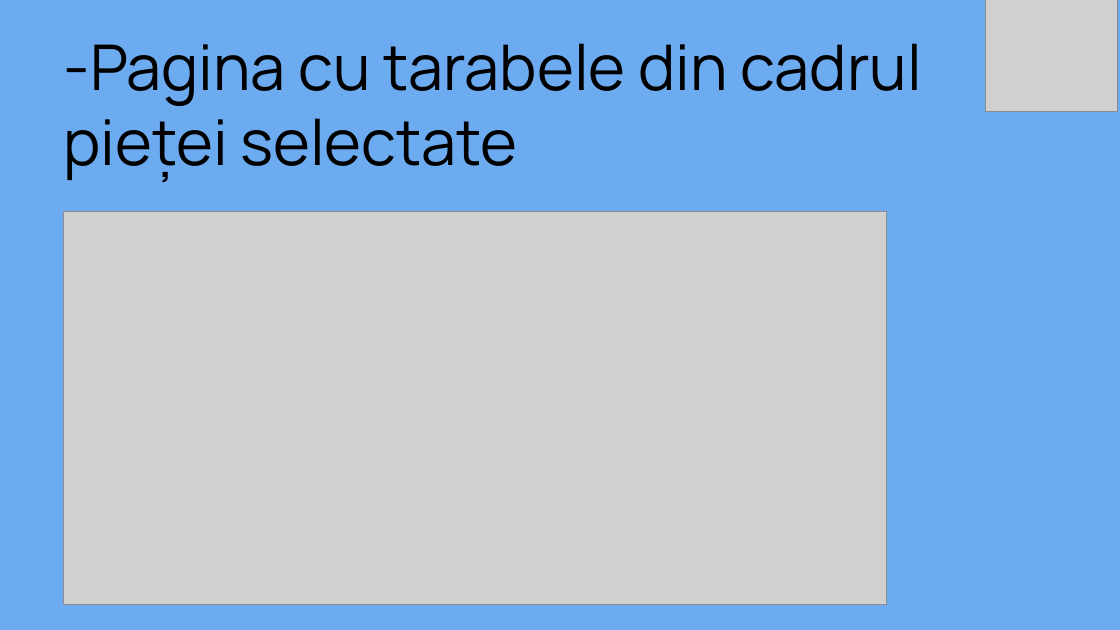
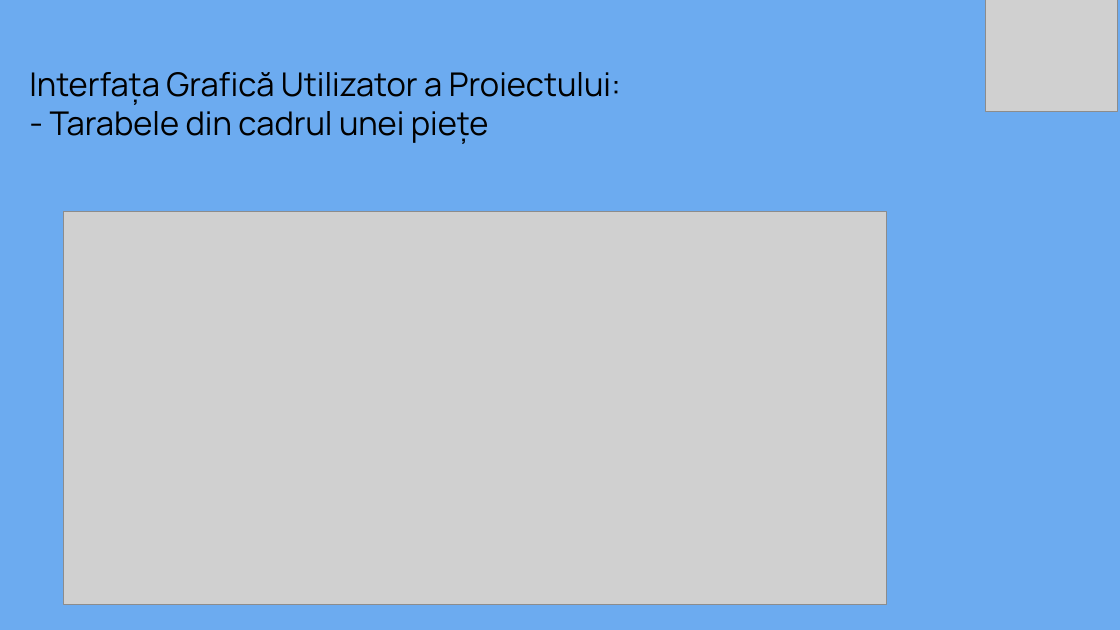
Before and after one commit to robertnitu02/proiect-diploma, a slide deck: slide 11 of word/prezentare.pptx (slide 10 before the commit). Drawn at 1120x630 pixels with LibreOffice and Linux fonts; fonts in the diff are those of the drawing; grey boxes stand for pictures; background and template pictures are left out. Boxes give left, top, right and bottom in pixels: in the first picture for what was removed or moved away, otherwise in the second. Text is boxed around its words. In the diff, an @@ line names an element or a change of style, - is before the commit and + after.

```diff
--- a/word/prezentare.pptx
+++ b/word/prezentare.pptx
@@ title at bbox=[29, 72, 621, 144]: text changed; size 54 to 28 pt @@
--Pagina cu tarabele din cadrul pieței selectate
+Interfața Grafică Utilizator a Proiectului:
+- Tarabele din cadrul unei piețe
```
Also in this commit, not shown: 9 other slides changed, 2 slides added, 1 slide removed.
